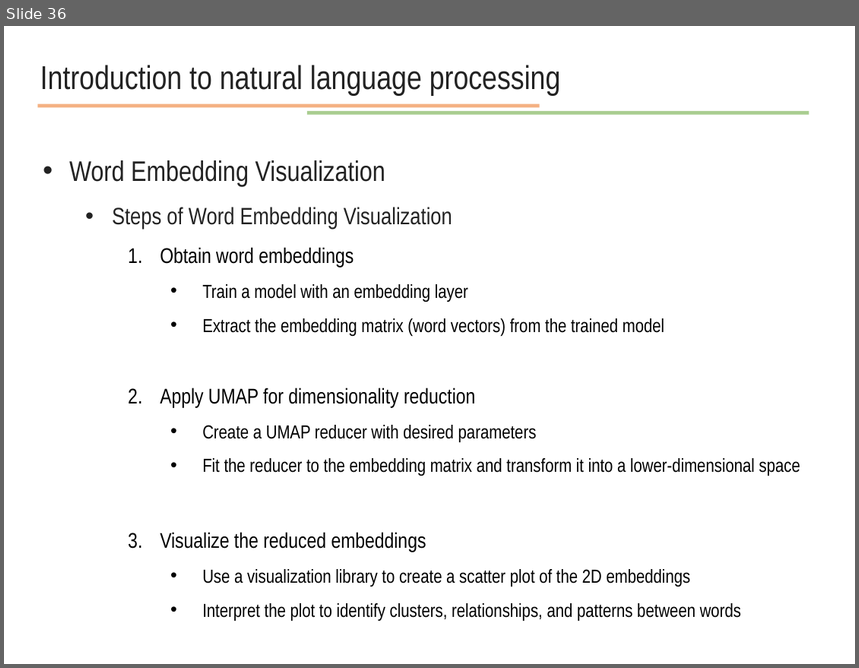
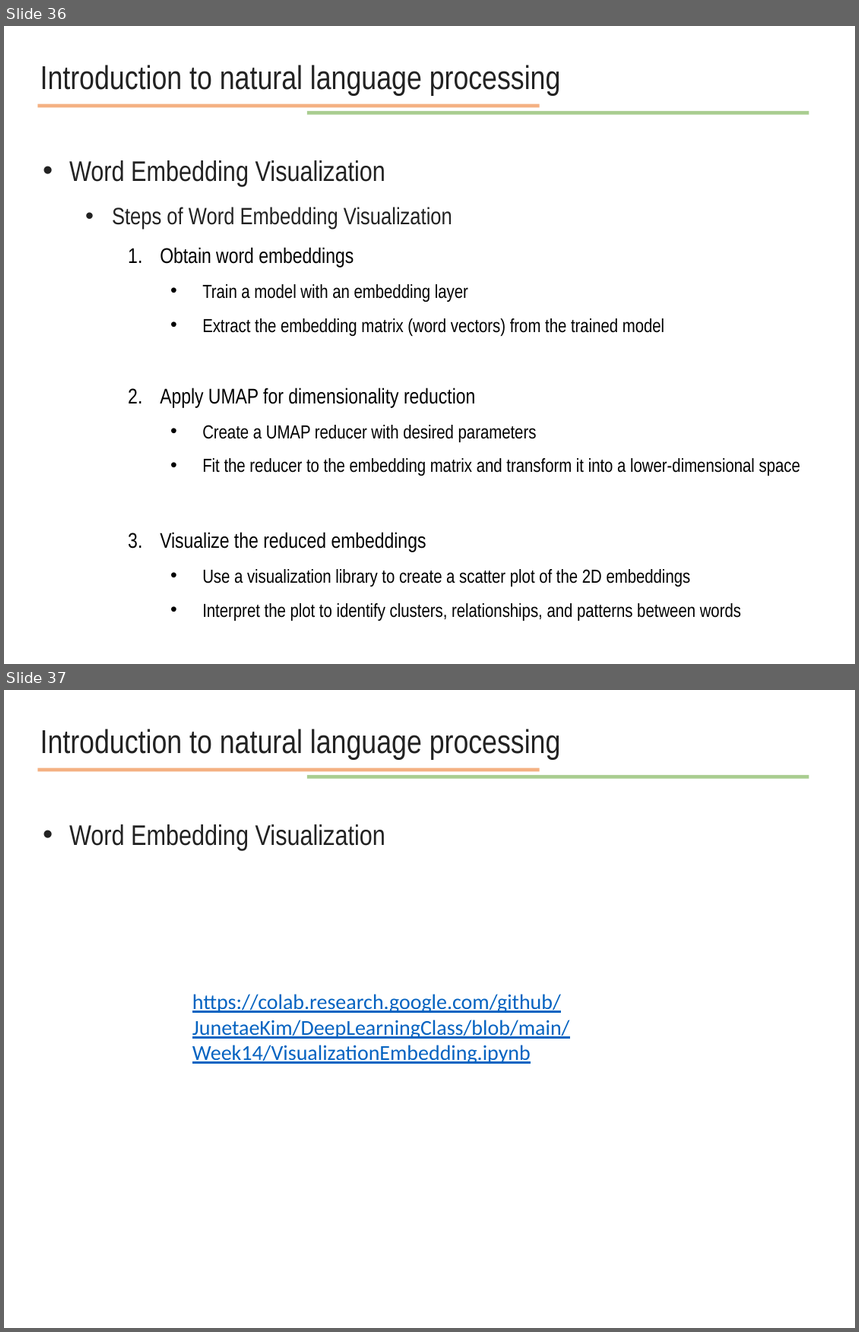
Before and after one commit to JunetaeKim/DeepLearningClass, a slide deck: Week14/week14 natural language processing.pptx. Shown one above the other, each under a label of ours: slide 36 before the commit, slides 36 and 37 after it. The pictures are 859x668 and 859x1332 pixels, drawn with LibreOffice and Linux fonts; fonts in the diff are those of the drawing. Boxes give left, top, right and bottom in pixels: in the first picture for what was removed or moved away, otherwise in the second. Text is boxed around its words. In the diff, an @@ line names an element or a change of style, - is before the commit and + after.

```diff
--- a/Week14/week14 natural language processing.pptx
+++ b/Week14/week14 natural language processing.pptx
@@ slide 37 added at (4, 690, 855, 1328), background #FFFFFF @@
@@ text added at (40, 729, 561, 760), 28 pt, text #222222 @@
+Introduction to natural language processing
@@ line added from (38, 770) to (539, 770), #ED7D31 3 pt @@
@@ line added from (307, 777) to (810, 777), #70AD47 3 pt @@
@@ text added at (69, 825, 386, 850), 24 pt, text #222222 @@
+• Word Embedding Visualization
@@ text added at (192, 994, 570, 1064), 18 pt, text #0563C1, underline @@
+https://colab.research.google.com/github/JunetaeKim/DeepLearningClass/blob/main/Week14/VisualizationEmbedding.ipynb
```
Also in this commit, not shown: 5 slides changed, 5 other files.
